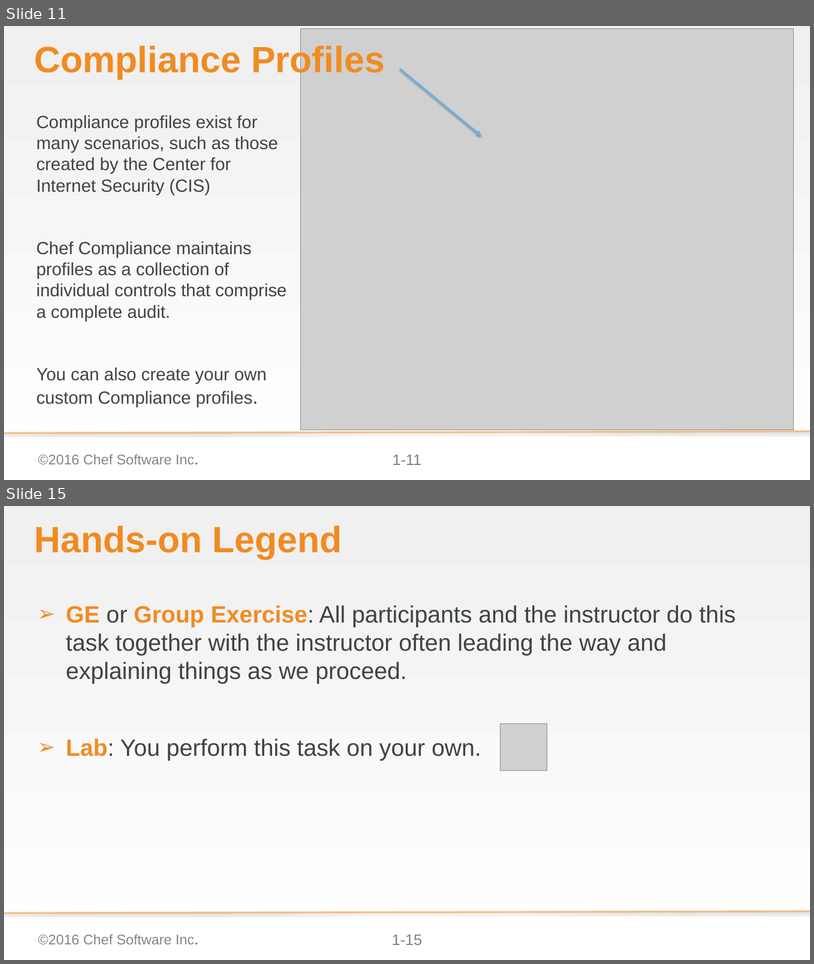
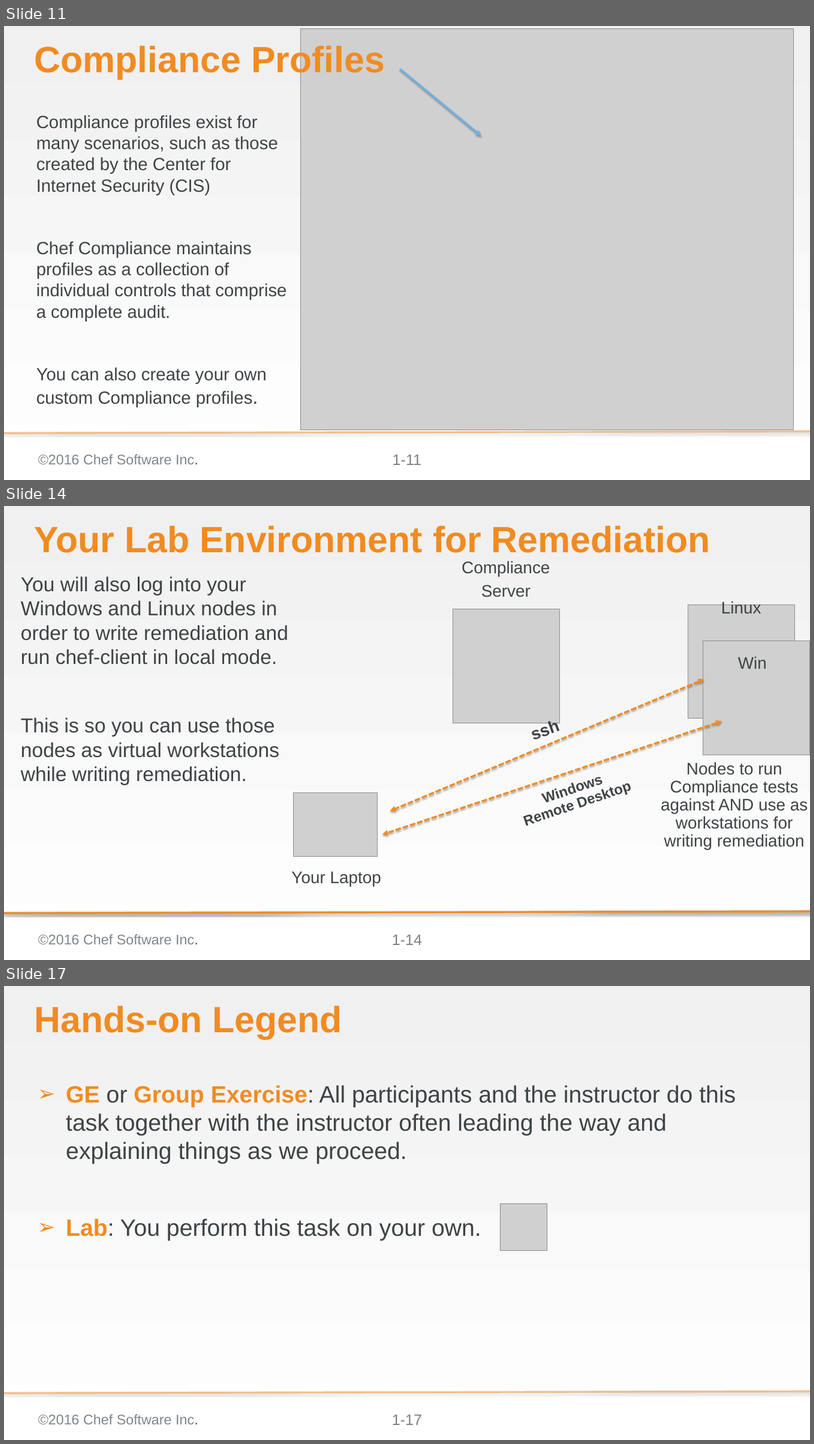
Before and after one commit to bchamby/chef-compliance-installation-configuration-operation, a slide deck: 01-Intro.pptx. Shown one above the other, each under a label of ours: slides 11 and 15 before the commit, slides 11, 14 and 17 after it; the slides between them are not shown. The pictures are 814x964 and 814x1444 pixels, drawn with LibreOffice and Linux fonts; fonts in the diff are those of the drawing; grey boxes stand for pictures; background and template pictures are left out. Boxes give left, top, right and bottom in pixels: in the first picture for what was removed or moved away, otherwise in the second. Text is boxed around its words. In the diff, an @@ line names an element or a change of style, - is before the commit and + after.

```diff
--- a/01-Intro.pptx
+++ b/01-Intro.pptx
@@ slide 14 added at [4, 506, 810, 960], background gradient #F0F0F0 to #FFFFFF; not listed: 3 template elements that a slide beside it also shows @@
@@ title added at [34, 526, 711, 553], 58 pt, text #F18B21, bold @@
+Your Lab Environment for Remediation
@@ text added at [21, 576, 288, 785], 32 pt, text #3E4346 @@
+You will also log into your Windows and Linux nodes in order to write remediation and run chef-client in local mode.
+This is so you can use those nodes as virtual workstations while writing remediation.
@@ text added at [462, 561, 550, 597], 26.7 pt, text #3E4346 @@
+Compliance
+Server
@@ picture added at [453, 609, 559, 723] @@
@@ picture added at [689, 604, 795, 718] @@
@@ text added at [722, 601, 762, 613], 26.7 pt, text #3E4346 @@
+Linux
@@ picture added at [703, 641, 809, 754] @@
@@ text added at [738, 657, 767, 669], 26.7 pt, text #3E4346 @@
+Win
@@ double arrow added from (704, 679) to (390, 811), #F18B21 3 pt dashed @@
@@ double arrow added from (722, 721) to (383, 834), #F18B21 3 pt dashed @@
@@ text added at [534, 721, 561, 744], 26.7 pt, text #3E4346, bold @@
+ssh
@@ text added at [515, 763, 635, 831], 22.7 pt, text #3E4346, bold @@
+Windows Remote Desktop
@@ text added at [661, 762, 808, 850], 26.7 pt, text #3E4346 @@
+Nodes to run Compliance tests against AND use as workstations for writing remediation
@@ picture added at [293, 792, 378, 856] @@
@@ text added at [291, 871, 381, 886], 26.7 pt, text #3E4346 @@
+Your Laptop
@@ line added from (810, 911) to (4, 913), #F18B21 3 pt @@
@@ what was slide 15 is now slide 17 @@
@@ page number at [392, 1414, 422, 1425]: text changed @@
-1-15
+1-17
```
Also in this commit, not shown: 6 slides changed, 1 other slide added.
